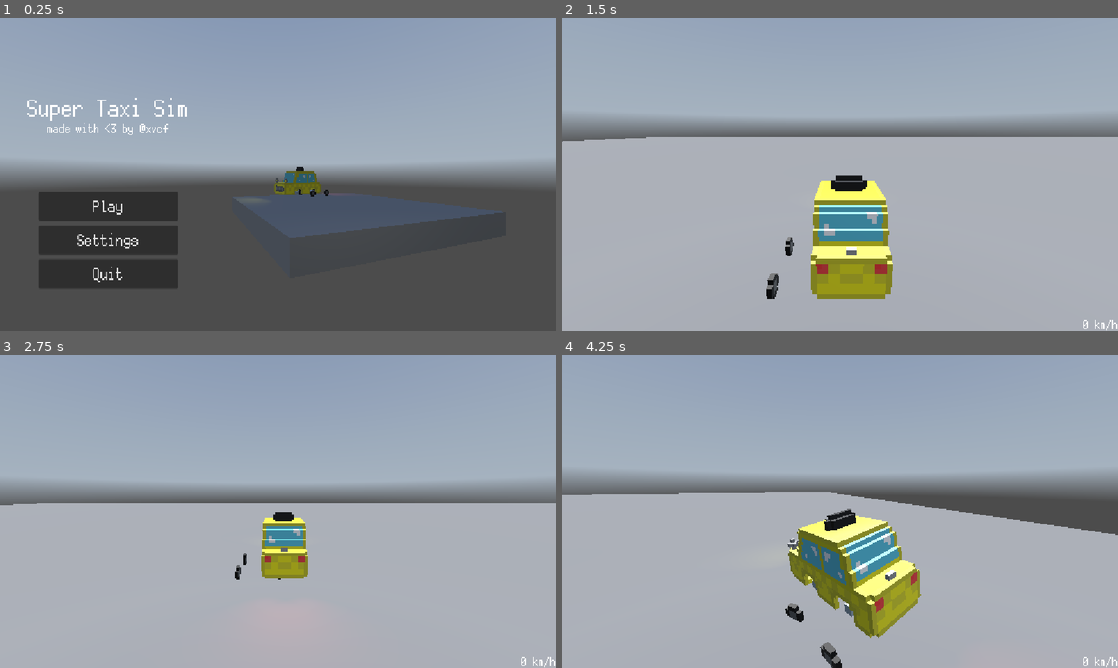
Above: before the commit, frames 1-4 (two rows, left to right).
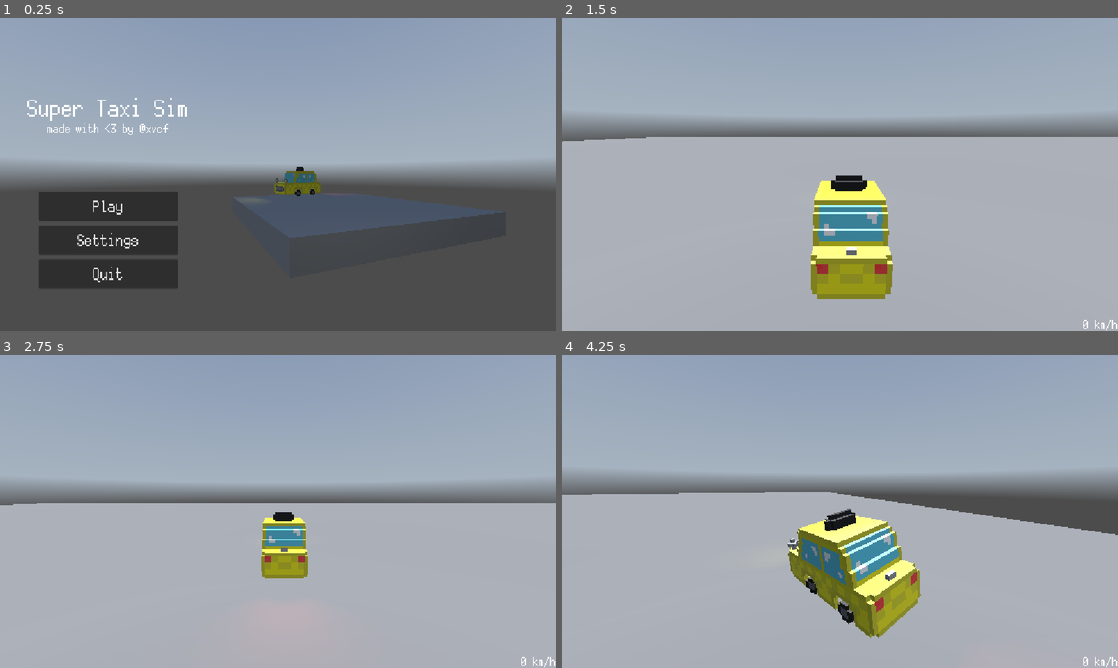
Above: after the commit, the same moments.

Repository: RafaeloxMC/super-taxi-sim
Game: Godot game, scene res://scenes/main_menu.tscn
The game is run twice, just before and just after one commit, with the same random seed, the same clock (stepped at 60 frames per second) and the same inputs. A sky picture missing from this copy of the repository is replaced by a grey-blue gradient.
Inputs:
- Up to frame 1 (0.25 s): no input
- Up to frame 2 (1.5 s): click "Play" at 0.5 s; tap Enter at 1.25 s; hold W (accelerate) from 1.28 s (still down); tap Alt at 1.35 s
- Up to frame 3 (2.75 s): keep holding W (accelerate); tap Shift at 2.1 s
- Up to frame 4 (4.25 s): release W (accelerate) at 2.78 s; hold A (steer_left) from 2.78 s (still down); tap Alt at 2.85 s; tap Shift at 3.6 s

The runs differ from the first frame. In frame 1, less than 0.1% of the frame differs, in the area x 53-60%, y 54-58%; in frame 2, 0.2%; in frame 3, less than 0.1%; in frame 4, 0.5%, in the area x 40-53%, y 70-100%.

Commit message:
Adjust taxi wheels to new model

Diff:
--- a/scenes/taxi.tscn
+++ b/scenes/taxi.tscn
@@ -41,16 +41,16 @@
 transform = Transform3D(10, 0, 0, 0, 10, 0, 0, 0, 10, -1.9850981, 0, 0)
 
 [node name="br" parent="Car/Model/Wheels" instance=ExtResource("4_vmegq")]
-transform = Transform3D(0.1, 0, 0, 0, 0.1, 0, 0, 0, 0.1, 0.19951046, 0, -1.2997658)
+transform = Transform3D(0.1, 0, 0, 0, 0.1, 0, 0, 0, 0.1, -0.6010971, 0, -0.70182025)
 
 [node name="bl" parent="Car/Model/Wheels" instance=ExtResource("4_vmegq")]
-transform = Transform3D(0.1, 0, 0, 0, 0.1, 0, 0, 0, 0.1, 1.4983988, -0.00020113587, -1.2997658)
+transform = Transform3D(0.1, 0, 0, 0, 0.1, 0, 0, 0, 0.1, 0.6977912, -0.00020113587, -0.70182025)
 
 [node name="fr" parent="Car/Model/Wheels" instance=ExtResource("4_vmegq")]
-transform = Transform3D(0.1, 0, 0, 0, 0.1, 0, 0, 0, 0.1, 0.19951046, 0, 0.00019013882)
+transform = Transform3D(0.1, 0, 0, 0, 0.1, 0, 0, 0, 0.1, -0.6010971, 0, 0.5981357)
 
 [node name="fl" parent="Car/Model/Wheels" instance=ExtResource("4_vmegq")]
-transform = Transform3D(0.1, 0, 0, 0, 0.1, 0, 0, 0, 0.1, 1.4983988, -0.00044983625, 0.00019013882)
+transform = Transform3D(0.1, 0, 0, 0, 0.1, 0, 0, 0, 0.1, 0.6977912, -0.00044983625, 0.5981357)
 
 [node name="CollisionShape3D" type="CollisionShape3D" parent="."]
 transform = Transform3D(2.25, 0, 0, 0, 2.25, 0, 0, 0, 2.25, 0, 1.1355244, 0)
